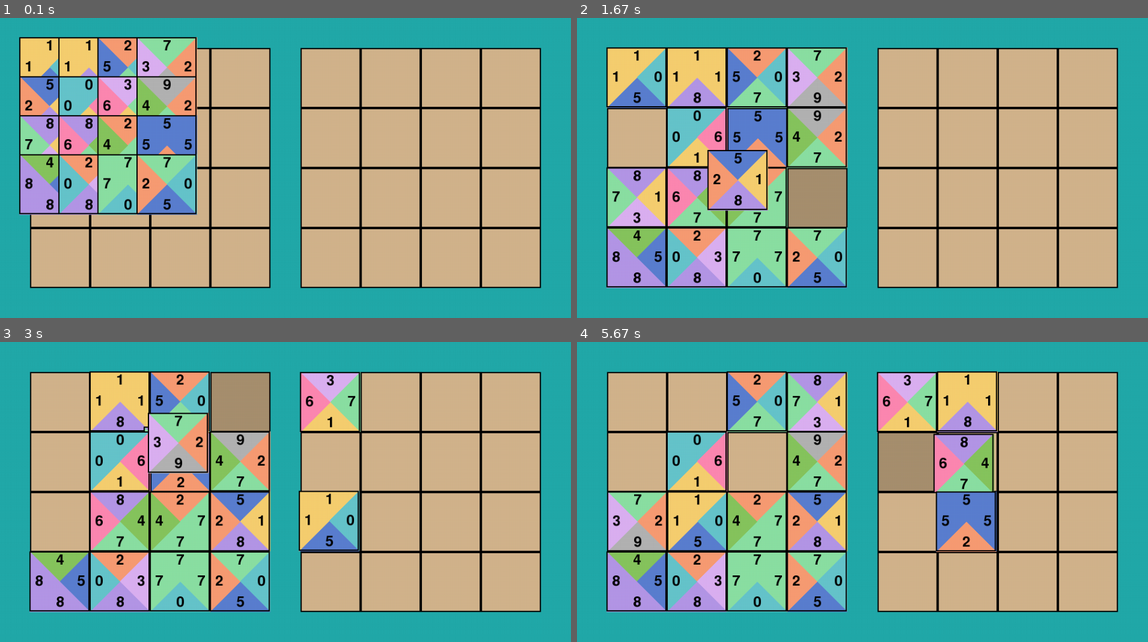
Above: before the commit, frames 1-4 (two rows, left to right).
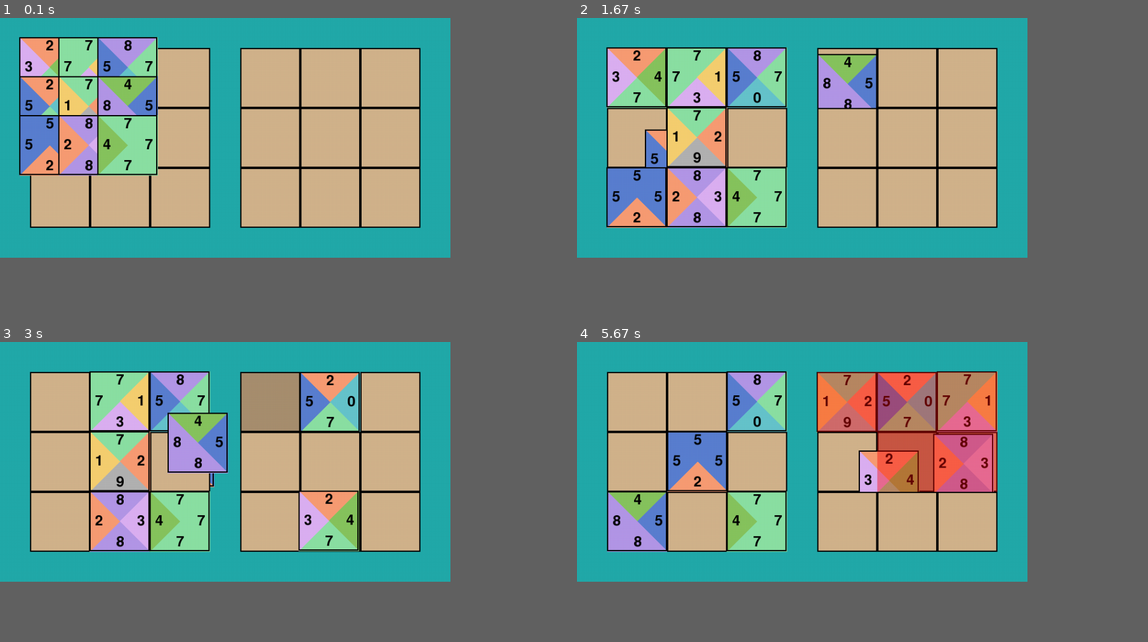
Above: after the commit, the same moments.

Repository: logan-a-richey/tetravex_pygame
Game: pygame game, started from run_game.py
Same seed, same stepped clock (60 frames per second), same inputs: the game is played once before the commit and once after it.
Inputs (mouse positions are in pixels of both pictures, inside the frame that each line leads up to):
- Up to frame 1 (0.1 s): no input
- Up to frame 2 (1.67 s): click (782, 150) at 0.38 s; press the mouse at (782, 150) at 0.7 s; move the mouse to (816, 174) at 0.8 s; release the mouse at (845, 198) at 0.93 s; press the mouse at (845, 198) at 1.03 s; move the mouse to (862, 150) at 1.13 s; release the mouse at (873, 105) at 1.27 s; press the mouse at (634, 138) at 1.37 s; move the mouse to (714, 183) at 1.47 s; release the mouse at (793, 225) at 1.6 s
- Up to frame 3 (3 s): press the mouse at (57, 462) at 1.7 s; move the mouse to (188, 426) at 1.8 s; release the mouse at (314, 390) at 1.93 s; press the mouse at (57, 402) at 2.03 s; move the mouse to (205, 474) at 2.13 s; release the mouse at (348, 549) at 2.27 s; press the mouse at (57, 402) at 2.37 s; move the mouse to (199, 420) at 2.47 s; release the mouse at (336, 441) at 2.6 s; press the mouse at (57, 522) at 2.7 s; move the mouse to (165, 474) at 2.8 s; release the mouse at (268, 426) at 2.93 s
- Up to frame 4 (5.67 s): press the mouse at (845, 402) at 3.03 s; move the mouse to (759, 432) at 3.13 s; release the mouse at (668, 465) at 3.27 s; press the mouse at (908, 522) at 3.37 s; move the mouse to (816, 531) at 3.47 s; release the mouse at (725, 537) at 3.6 s; press the mouse at (696, 522) at 3.7 s; move the mouse to (776, 510) at 3.8 s; release the mouse at (856, 498) at 3.93 s; press the mouse at (908, 462) at 4.03 s; move the mouse to (793, 423) at 4.13 s; release the mouse at (679, 384) at 4.27 s; press the mouse at (696, 402) at 4.37 s; move the mouse to (828, 387) at 4.47 s; release the mouse at (953, 375) at 4.6 s; press the mouse at (759, 462) at 4.7 s; move the mouse to (851, 480) at 4.8 s; release the mouse at (948, 498) at 4.93 s; press the mouse at (908, 522) at 5.03 s; move the mouse to (919, 480) at 5.13 s; release the mouse at (936, 438) at 5.27 s; press the mouse at (845, 522) at 5.37 s; move the mouse to (891, 480) at 5.47 s; release the mouse at (931, 441) at 5.6 s
The window is 900x473 before the commit and 710x378 after it. Grey fills any space a smaller window leaves; there, only what the larger window draws over its background counts as a difference.

The runs differ from the first frame. In frame 1, 54% of the frame differs, in the area x 3-95%, y 6-91%; in frame 2, 54%; in frame 3, 52%; in frame 4, 58%, in the area x 5-95%, y 9-91%.

Commit message:
better ui ux

Diff:
--- a/pygame_gui/click_box.py
+++ b/pygame_gui/click_box.py
@@ -15,6 +15,9 @@
 
         self.color_border = (0, 0, 0)
 
+        self.bad = 0
+        self.color_bad = (255,0,0,200)
+
         margin_offset = self.game.SPACING
         x_offset = grid * (game.BOARD_SIZE * game.TILE_SIZE + game.SPACING)
         self.rect = pygame.Rect(
@@ -29,6 +32,8 @@
 
     def draw(self):
         mouse_over = self.rect.collidepoint(self.game.mouse_pos)
+
+        # clickbox fill
         color = self.color_fill
         if mouse_over:
             if self.game.mouse_down:
@@ -37,6 +42,8 @@
                 color = self.color_fill_hl
 
         pygame.draw.rect(self.game.screen, color, self.rect)
+
+        # clickbox border
         pygame.draw.rect(self.game.screen, self.color_border, self.rect, width=2)
 
         if self.tile:
--- a/pygame_gui/game.py
+++ b/pygame_gui/game.py
@@ -20,6 +20,7 @@
         self.font = pygame.font.SysFont(None, 36)
         self.mouse_pos = (0, 0)
         self.mouse_down = False
+        self.solved = 0
 
         self.running = True
 
@@ -27,6 +28,7 @@
 
     def init_board(self):
         # init grid
+        self.solved = 0
         self.grids = {0: [], 1: []}
         for grid in [0, 1]:
             for i in range(self.BOARD_SIZE):
@@ -70,9 +72,10 @@
         self.held_tile = None
 
     def get_clickbox_at(self, pos):
-        for grid_rows in self.grids.values():
-            for row in grid_rows:
-                for cb in row:
+        for g in range(2):
+            for i in range(self.BOARD_SIZE):
+                for j in range(self.BOARD_SIZE):
+                    cb = self.grids[g][i][j]
                     if cb.rect.collidepoint(pos):
                         return cb
         return None
@@ -122,8 +125,56 @@
         self.solution_check()
 
     def solution_check(self):
-        # TODO
-        pass
+        is_solved = True
+
+        for i in range(self.BOARD_SIZE):
+            for j in range(self.BOARD_SIZE):
+                cb = self.grids[1][i][j]
+                cb.bad = False  # reset bad flag
+
+                if not cb.tile:
+                    is_solved = False
+                    continue
+
+                # Check north
+                if i > 0:
+                    adj = self.grids[1][i-1][j].tile
+                    if not adj:
+                        is_solved = False
+                    if adj and cb.tile.n != adj.s:
+                        cb.bad = True
+                        is_solved = False
+
+                # Check east
+                if j < self.BOARD_SIZE - 1:
+                    adj = self.grids[1][i][j+1].tile
+                    if not adj:
+                        is_solved = False
+                    if adj and cb.tile.e != adj.w:
+                        cb.bad = True
+                        is_solved = False
+
+                # Check south
+                if i < self.BOARD_SIZE - 1:
+                    adj = self.grids[1][i+1][j].tile
+                    if not adj:
+                        is_solved = False
+                    if adj and cb.tile.s != adj.n:
+                        cb.bad = True
+                        is_solved = False
+
+                # Check west
+                if j > 0:
+                    adj = self.grids[1][i][j-1].tile
+                    if not adj:
+                        is_solved = False
+                    if adj and cb.tile.w != adj.e:
+                        cb.bad = True
+                        is_solved = False
+
+        self.solved = is_solved
+        print("[INFO] Puzzle Solved!")
+        return is_solved
 
     def handle_events(self):
         for event in pygame.event.get():
@@ -135,16 +186,41 @@
                 self.on_mouse_up()
 
     def draw(self):
+        # background
         self.screen.fill("#22aaaa")
-        for grid_rows in self.grids.values():
-            for row in grid_rows:
-                for cb in row:
-                    cb.draw()
-
+
+        # draw clickable grid:
+        for i in range(self.BOARD_SIZE):
+            for j in range(self.BOARD_SIZE):
+                self.grids[0][i][j].draw()
+                self.grids[1][i][j].draw()
+
+        # draw clicked tile:
         if self.held_tile:
             x, y = pygame.mouse.get_pos()
             self.held_tile.update_target(x - self.TILE_SIZE // 2, y - self.TILE_SIZE // 2)
             self.held_tile.draw()
+
+        # draw bad hologram
+        for i in range(self.BOARD_SIZE):
+            for j in range(self.BOARD_SIZE):
+                cb = self.grids[1][i][j]
+                if cb.bad:
+                    s = pygame.Surface( (cb.rect.w, cb.rect.h))
+                    s.set_alpha(100)
+                    s.fill("#ff0000")
+                    pos = (cb.rect.x, cb.rect.y)
+                    self.screen.blit(s, pos)
+
+        # display solution text:
+        if self.solved:
+            text = self.font.render("Puzzle Solved!", True, "#000000")
+            pos = (
+                self.SCREEN_WIDTH // 2 ,
+                self.SCREEN_HEIGHT - self.SPACING // 2
+            )
+            rect = text.get_rect(center=(pos))
+            self.screen.blit(text, rect)
 
         pygame.display.flip()
 
--- a/run_game.py
+++ b/run_game.py
@@ -7,7 +7,7 @@
 
 def main():
     print("[INFO] Running Pygame version!")
-    game = Game(4)
+    game = Game(3)
     game.run()
 
 if __name__ == "__main__":
